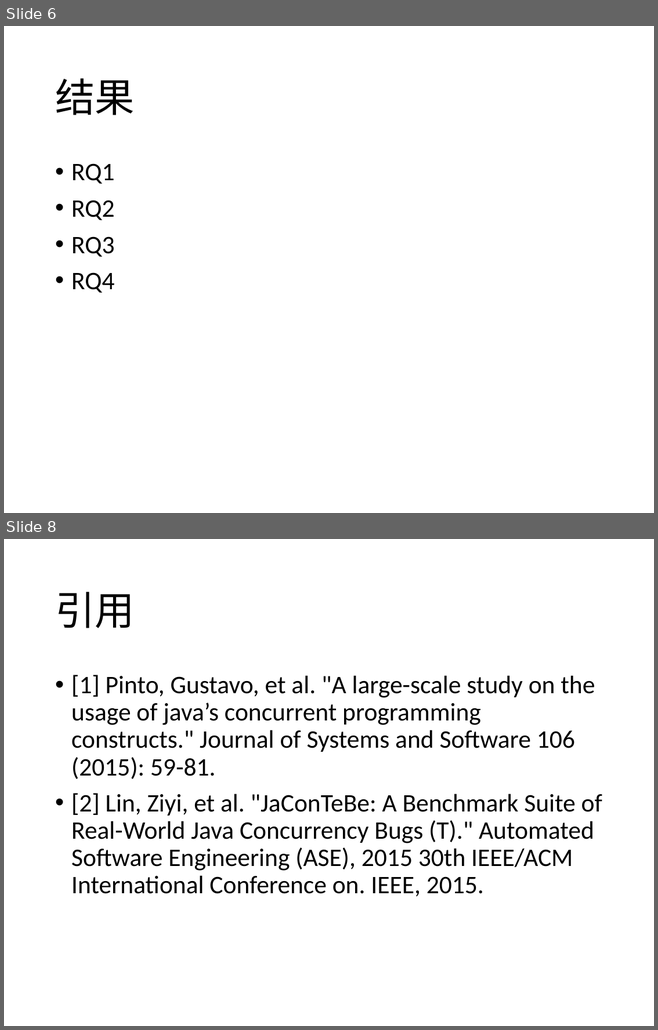
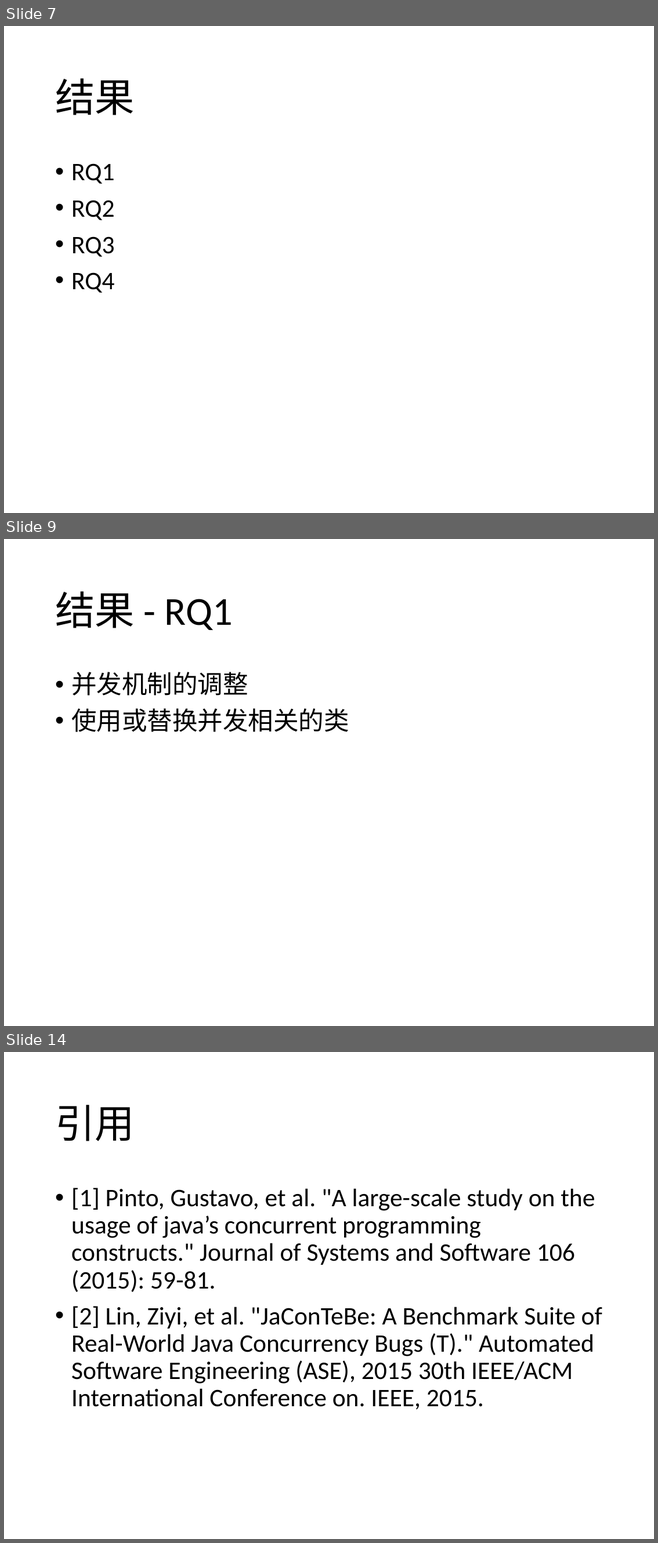
Before and after one commit to qwordy/Research, a slide deck: bishe/理解并发程序修改模式.pptx. Shown one above the other, each under a label of ours: slides 6 and 8 before the commit, slides 7, 9 and 14 after it; the slides between them are not shown. The pictures are 658x1030 and 658x1543 pixels, drawn with LibreOffice and Linux fonts; fonts in the diff are those of the drawing. Boxes give left, top, right and bottom in pixels: in the first picture for what was removed or moved away, otherwise in the second. Text is boxed around its words. In the diff, an @@ line names an element or a change of style, - is before the commit and + after.

```diff
--- a/bishe/理解并发程序修改模式.pptx
+++ b/bishe/理解并发程序修改模式.pptx
@@ slide 9 added at (x1=4, y1=539, x2=654, y2=1026), background #FFFFFF @@
@@ title added at (x1=55, y1=591, x2=233, y2=630), 44 pt, text #000000 @@
+结果 - RQ1
@@ text added at (x1=71, y1=672, x2=349, y2=732), 28 pt, text #000000 @@
+• 并发机制的调整
+• 使用或替换并发相关的类
@@ what was slide 6 is now slide 7 @@
@@ what was slide 8 is now slide 14 @@
```
Also in this commit, not shown: 2 slides changed, 5 other slides added.
